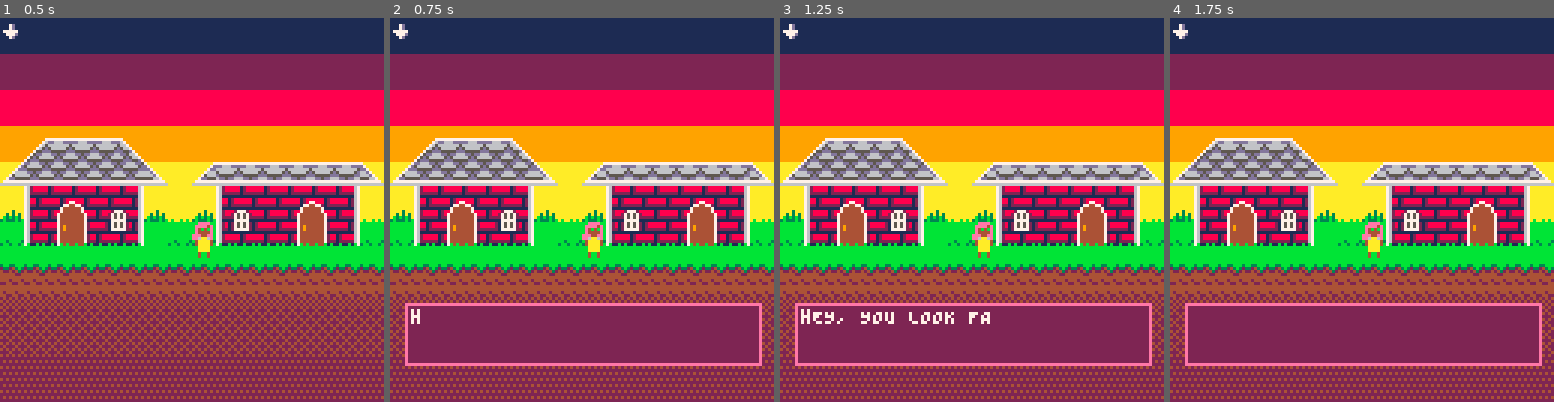
Above: before the commit, frames 1-4 (left to right).
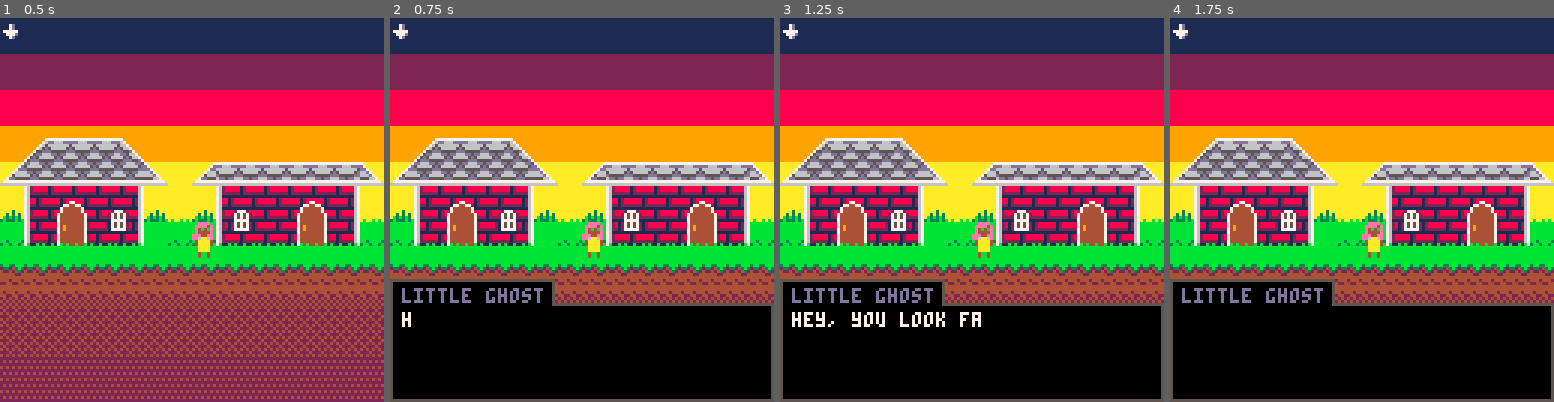
Above: after the commit, the same moments.

Repository: kvognar/ghost-town
Game: PICO-8 cartridge ghost_town.p8
Same seed, same stepped clock (60 frames per second), same inputs: the game is played once before the commit and once after it.
Inputs:
- Up to frame 1 (0.5 s): tap X (X key) at 0.33 s
- Up to frame 2 (0.75 s): tap O (Z key) at 0.7 s
- Up to frame 3 (1.25 s): tap X (X key) at 1.07 s
- Up to frame 4 (1.75 s): hold Right from 1.6 s (still down); tap O (Z key) at 1.7 s

Frame 1 is identical in both runs. In frame 2, 28% of the frame differs, in the area x 0-100%, y 67-100%; in frame 3, 28%; in frame 4, 28%.

Commit message:
dialog shows the speaker's name and takes callbacks

Diff:
--- a/ghost_town.p8
+++ b/ghost_town.p8
@@ -107,19 +107,28 @@
  phrase_index=1,
  index=0,
  line_index=1,
- x=5,
+ x=0,
  y=95,
- w=118,
- h=20,
+ w=127,
+ h=32,
 }
 function dialog:draw()
  camera()
- rectfill(self.x,self.y,self.x+self.w,self.y+self.h,2)
- rect(self.x,self.y,self.x+self.w,self.y+self.h,14)
- print(sub(self.message,0,self.index),7,97,7)
+ rectfill(self.x,self.y,self.x+self.w,self.y+self.h,0)
+ rect(self.x,self.y,self.x+self.w,self.y+self.h,5)
+ print(sub(self.message,0,self.index),self.x+4,self.y+3,7)
+ if (self.speaker) self:draw_speaker()
  if self.wait and t%30 < 15 then
-  circfill(self.x+self.w,self.y+self.h,1,7)
+  print("\151",self.x+self.w-10,self.y+self.h-7,7)
  end
+end
+
+function dialog:draw_speaker()
+  local width = #self.speaker.name*4+6
+  rectfill(self.x,self.y-8,width,self.y,0)
+  rect(self.x,self.y-8,width,self.y,5)
+  line(self.x+1,self.y,width-1,self.y,0)
+  print(self.speaker.name, self.x+4,self.y-5,13)
 end
 
 function dialog:update()
@@ -142,6 +151,7 @@
   self.index=0
   self.line_index=0
  else
+   if (self.callback) self.callback()
   speaking=false
  end
 end
@@ -165,6 +175,15 @@
   end
  end
  return n-1
+end
+
+function dialog:init(phrases,speaker,callback)
+  self.phrases=phrases
+  self.speaker=speaker
+  self.callback=callback
+  self.phrase_index=0
+  self:advance()
+  speaking=true
 end
 
 entity = {x=0,y=0,dx=0,dy=0,damping=1,w=5,h=8,spr_w=1,spr_h=1,frames={},frame_index=1,frametime=1,facing_left=false}
@@ -297,16 +316,13 @@
 end
 
 ghost = entity:new({
-  phrases={"hEY, YOU LOOK FAMILIAR.", "i THINK I'D LIKE TO BE AS TALL AS YOU SOMEDAY."},
+  phrases={"hey, you look familiar.", "i think i'd like to be as tall as you someday."},
   current_frames={123,124,125,126,127,126,125,124},
   w=12,
 })
 
 function ghost:interact()
-  dialog.phrases=self.phrases
-  dialog.phrase_index=0
-  dialog:advance()
-  speaking=true
+  dialog:init(self.phrases,self)
 end
 
 function ghost:update()
@@ -344,7 +360,7 @@
 function _init()
  dialog.message=dialog.phrases[dialog.phrase_index]
  current_stage=blueberry_lane
- add(actors, ghost:new({x=64,y=70}))
+ add(actors, ghost:new({x=64,y=70,name="little ghost"}))
  pl = player:new({x=64,y=68})
 end
 
